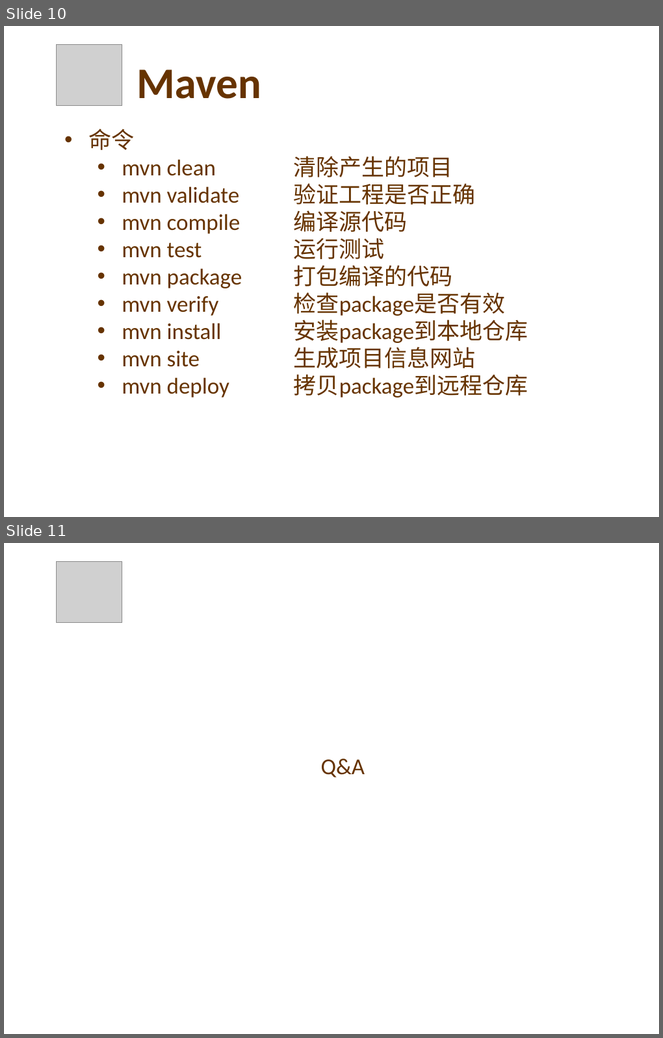
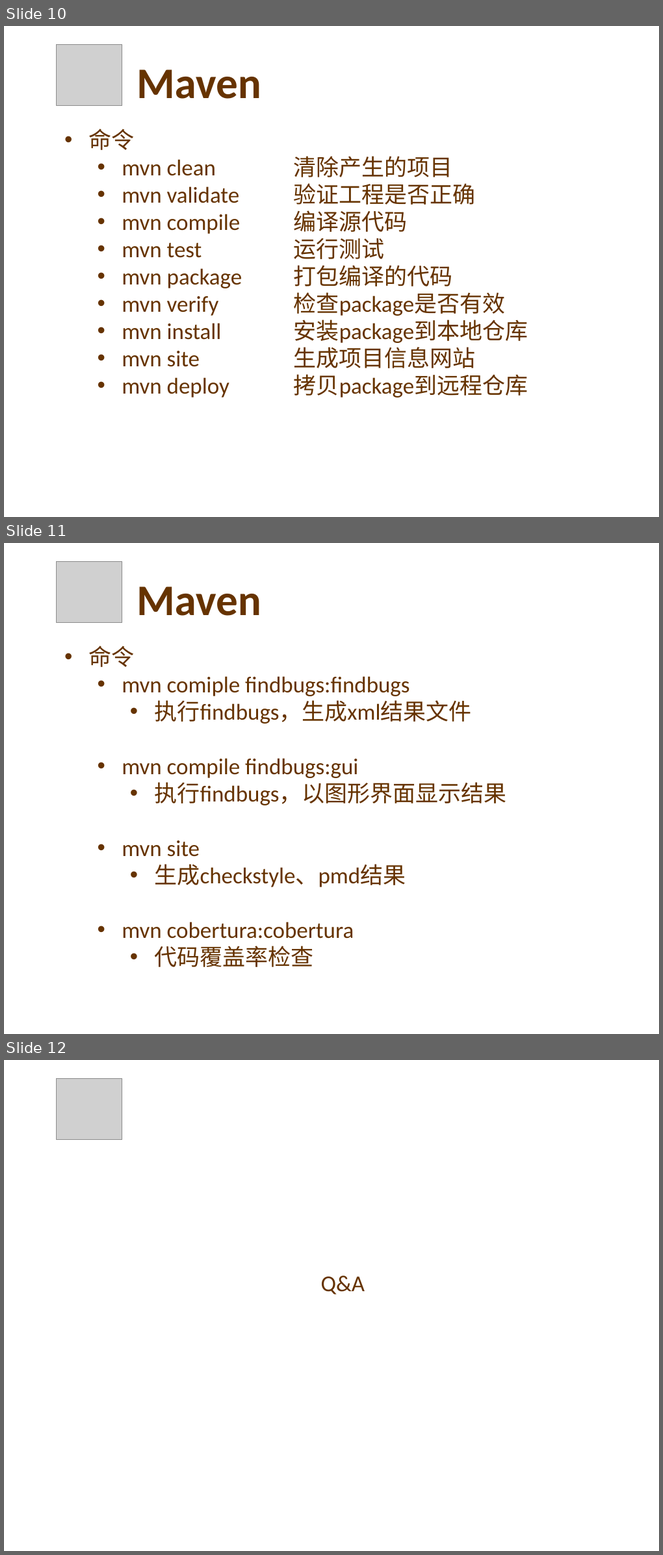
Before and after one commit to yesiaikan/maven_test, a slide deck: doc/maven_junit.pptx. Shown one above the other, each under a label of ours: slides 10 and 11 before the commit, slides 10, 11 and 12 after it. The pictures are 663x1038 and 663x1555 pixels, drawn with LibreOffice and Linux fonts; fonts in the diff are those of the drawing; grey boxes stand for pictures; background and template pictures are left out. Boxes give left, top, right and bottom in pixels: in the first picture for what was removed or moved away, otherwise in the second. Text is boxed around its words. In the diff, an @@ line names an element or a change of style, - is before the commit and + after.

Commit message:
modify ppt

```diff
--- a/doc/maven_junit.pptx
+++ b/doc/maven_junit.pptx
@@ slide 11 added at (4,543,659,1034), background picture (left out) @@
@@ picture added at (57,561,122,623) @@
@@ text added at (137,587,261,616), 48 pt, text #663300, bold @@
+Maven
@@ text added at (89,646,506,967), 25 pt, text #663300 @@
+• 命令
+  • mvn comiple findbugs:findbugs
+    • 执行findbugs，生成xml结果文件
+  • mvn compile findbugs:gui
+    • 执行findbugs，以图形界面显示结果
+  • mvn site
+    • 生成checkstyle、pmd结果
+  • mvn cobertura:cobertura
+    • 代码覆盖率检查
@@ what was slide 11 is now slide 12 @@
```
Also in this commit, not shown: 1 other file.
